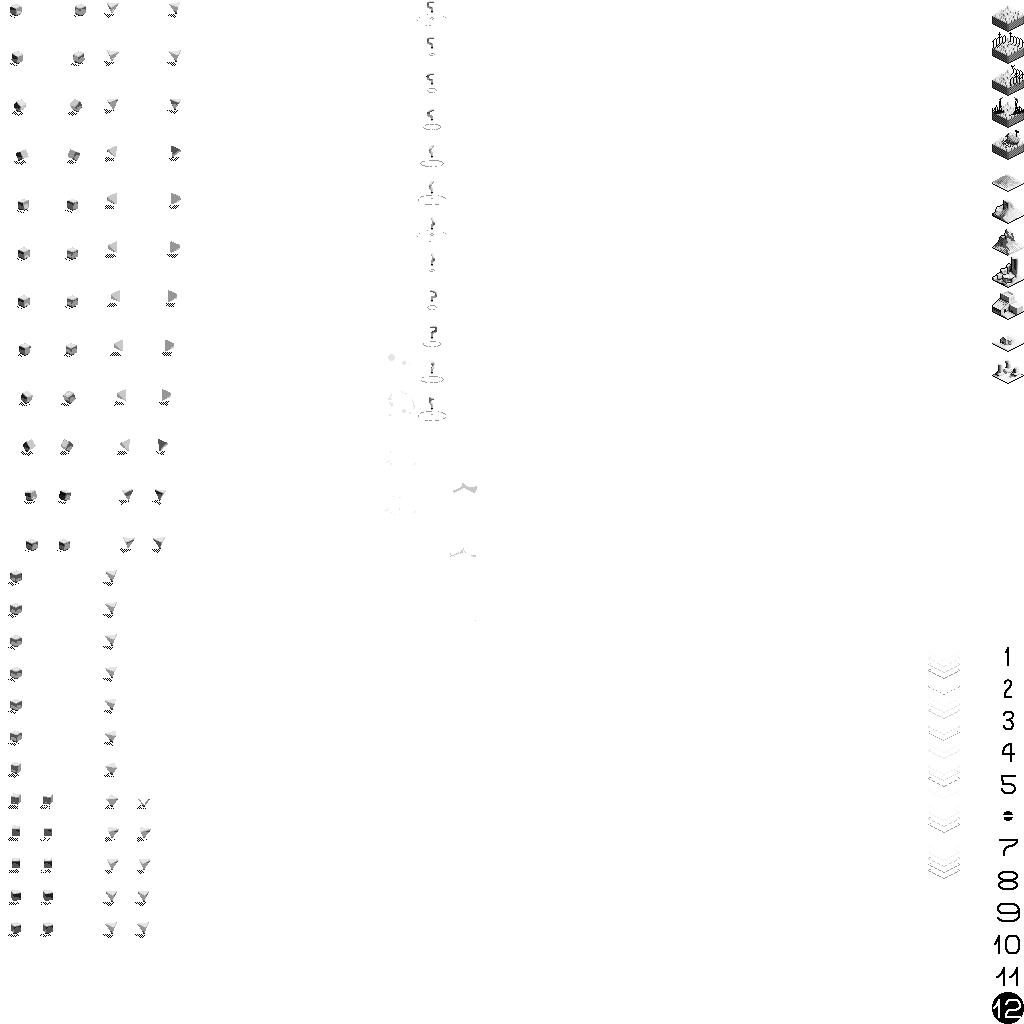
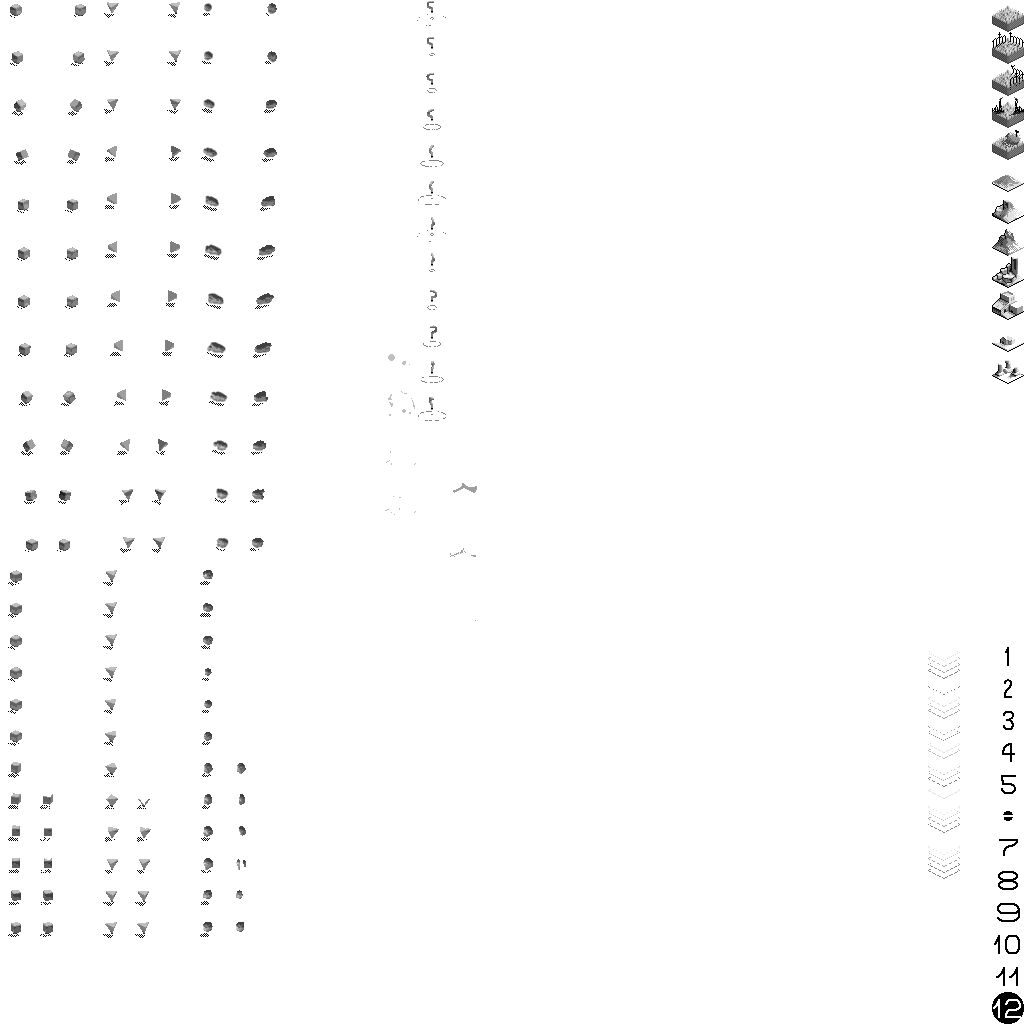
The second w=1024, h=1024 image is a revision of the first. Changes to its layers:
pixels changed over [10, 1, 1024, 937] (layer not identified)
